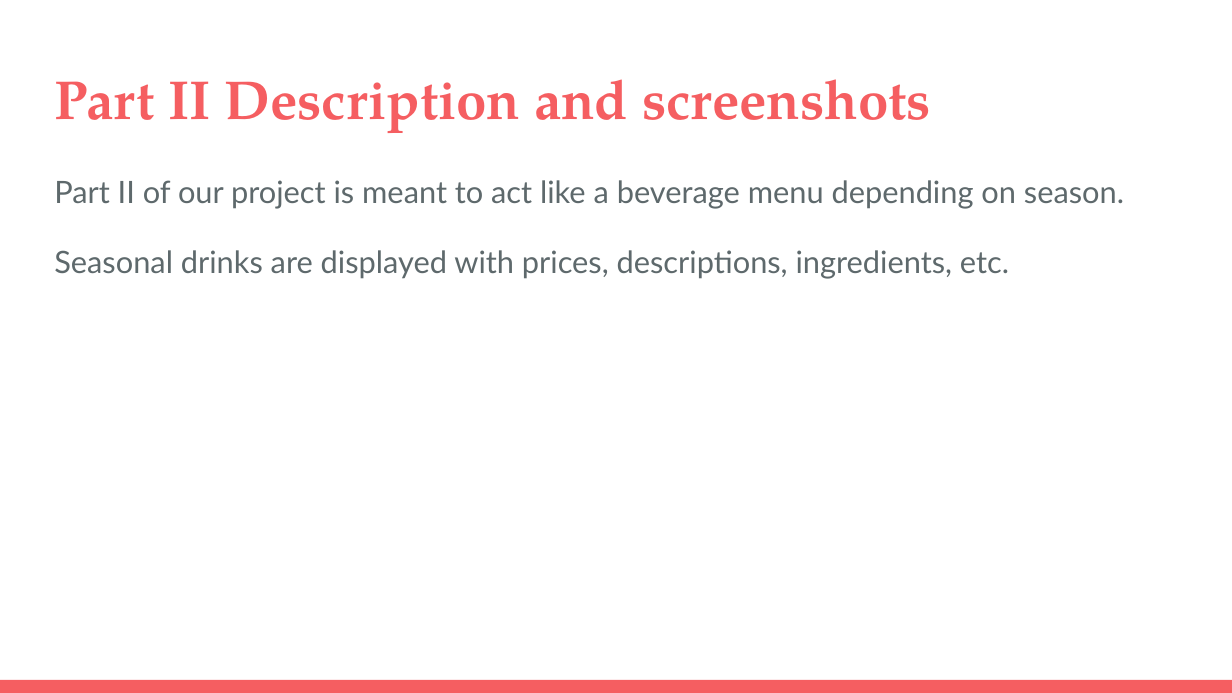
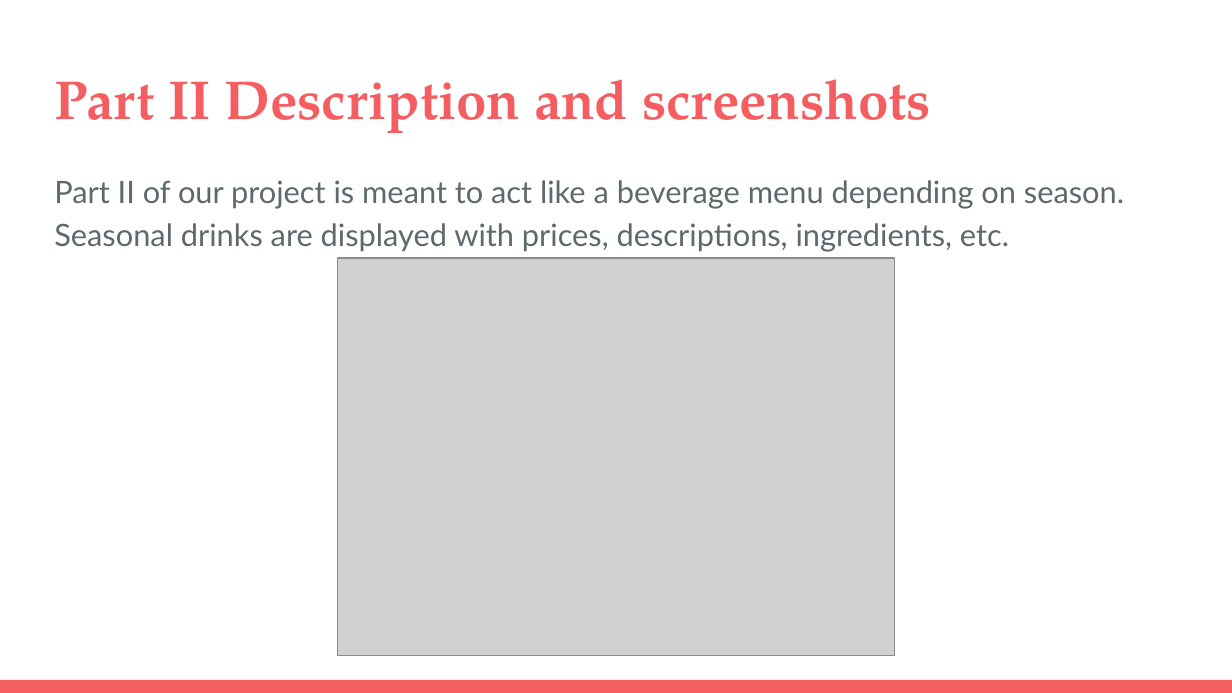
Before and after one commit to michelle-lawrence/ARL_RFE_Application, a slide deck: slide 16 of CS347 Final Project.pptx (slide 13 before the commit). Drawn at 1232x693 pixels with LibreOffice and Linux fonts; fonts in the diff are those of the drawing; grey boxes stand for pictures. Boxes give left, top, right and bottom in pixels: in the first picture for what was removed or moved away, otherwise in the second. Text is boxed around its words. In the diff, an @@ line names an element or a change of style, - is before the commit and + after.

Commit message:
final ppt version

```diff
--- a/CS347 Final Project.pptx
+++ b/CS347 Final Project.pptx
@@ text at bbox=[54, 180, 1124, 252]: text changed @@
-Part II of our project is meant to act like a beverage menu depending on season.
-Seasonal drinks are displayed with prices, descriptions, ingredients, etc.
+Part II of our project is meant to act like a beverage menu depending on season. Seasonal drinks are displayed with prices, descriptions, ingredients, etc.
@@ picture added at bbox=[338, 259, 894, 657] @@
```
Also in this commit, not shown: 3 other slides changed, 5 slides added.
